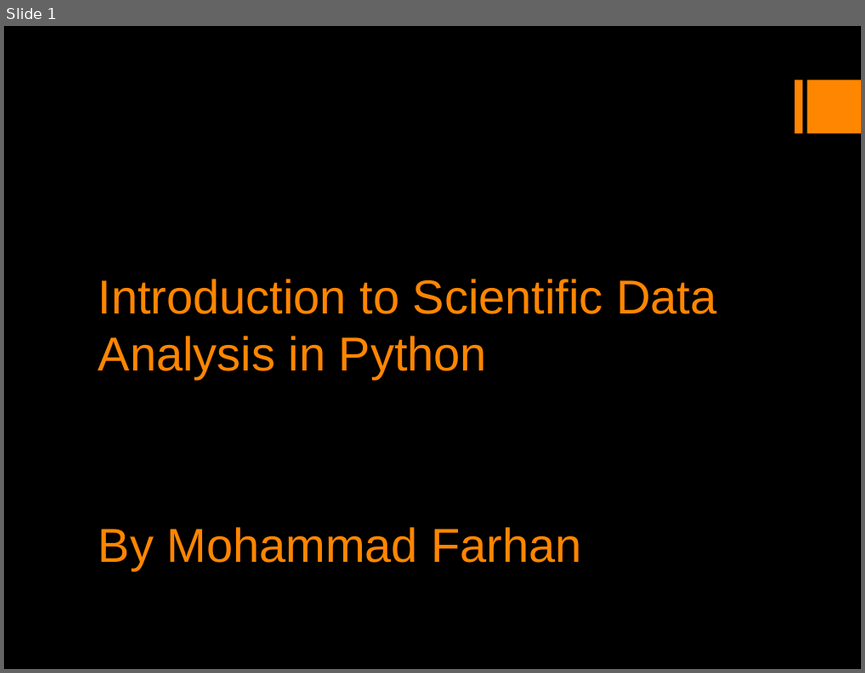
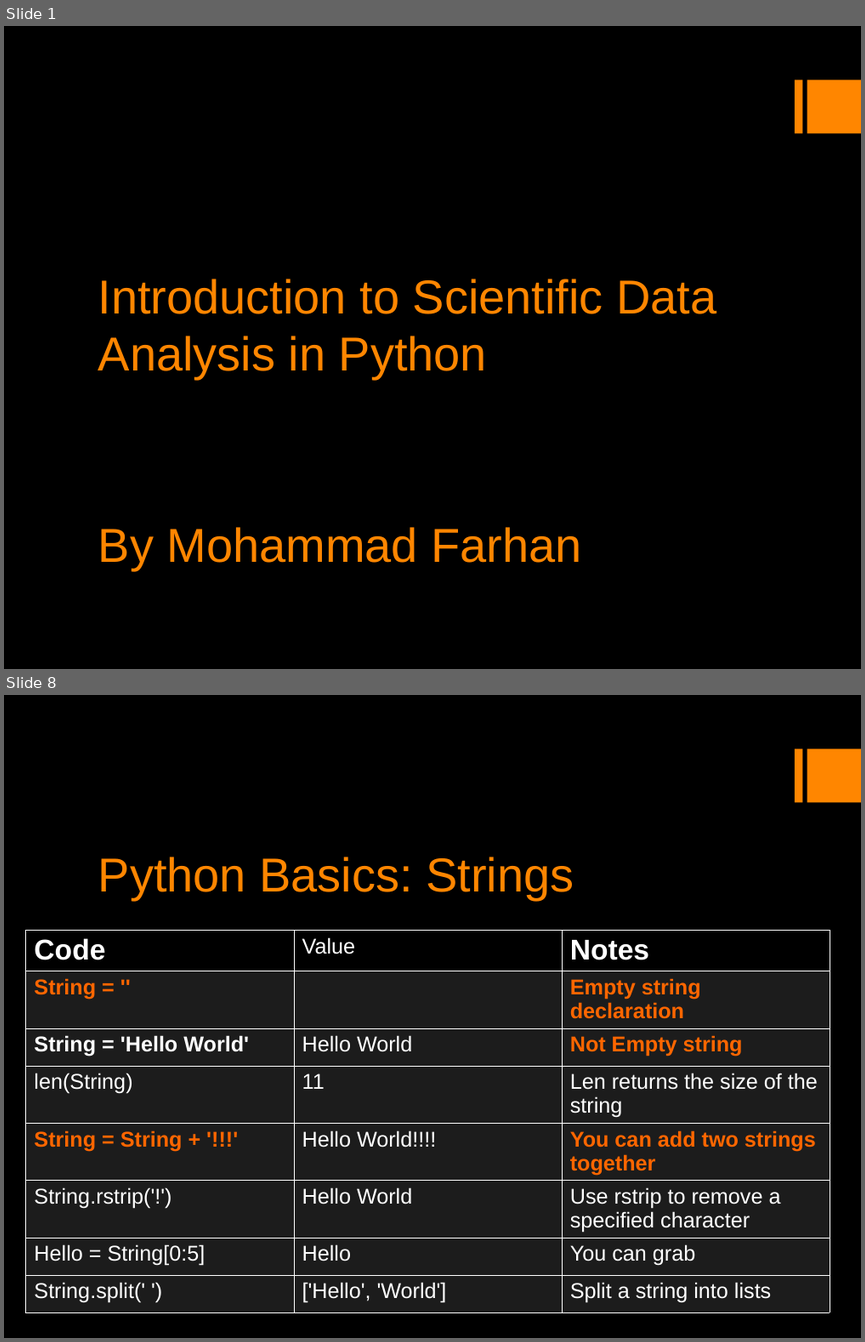
Before and after one commit to mfarhan12/intro_to_scientific_computing, a slide deck: Introduction to Scientific Computing in Python.odp. Shown one above the other, each under a label of ours: slide 1 before the commit, slides 1 and 8 after it; the slides between them are not shown. The pictures are 865x673 and 865x1342 pixels, drawn with LibreOffice and Linux fonts; fonts in the diff are those of the drawing. Boxes give left, top, right and bottom in pixels: in the first picture for what was removed or moved away, otherwise in the second. Text is boxed around its words. In the diff, an @@ line names an element or a change of style, - is before the commit and + after.

Commit message:
added python basics slides

```diff
--- a/Introduction to Scientific Computing in Python.odp
+++ b/Introduction to Scientific Computing in Python.odp
@@ slide 8 added at <box>4,695,861,1338</box>, background #000000; not listed: 2 template elements that a slide beside it also shows @@
@@ title added at <box>98,857,574,900</box>, 40 pt, text #FF8600 @@
+Python Basics: Strings
@@ table added at <box>25,930,830,1312</box>, 8 rows, 3 columns @@
+Code | Value | Notes
+String = '' |  | Empty string declaration
+String = 'Hello World' | Hello World | Not Empty string
+len(String) | 11 | Len returns the size of the string
+String = String + '!!!' | Hello World!!!! | You can add two strings together
+String.rstrip('!') | Hello World | Use rstrip to remove a specified character
+Hello = String[0:5] | Hello | You can grab
+String.split(' ') | ['Hello', 'World'] | Split a string into lists
```
Also in this commit, not shown: 5 slides changed, 6 other slides added, 1 slide removed, 7 other files.
